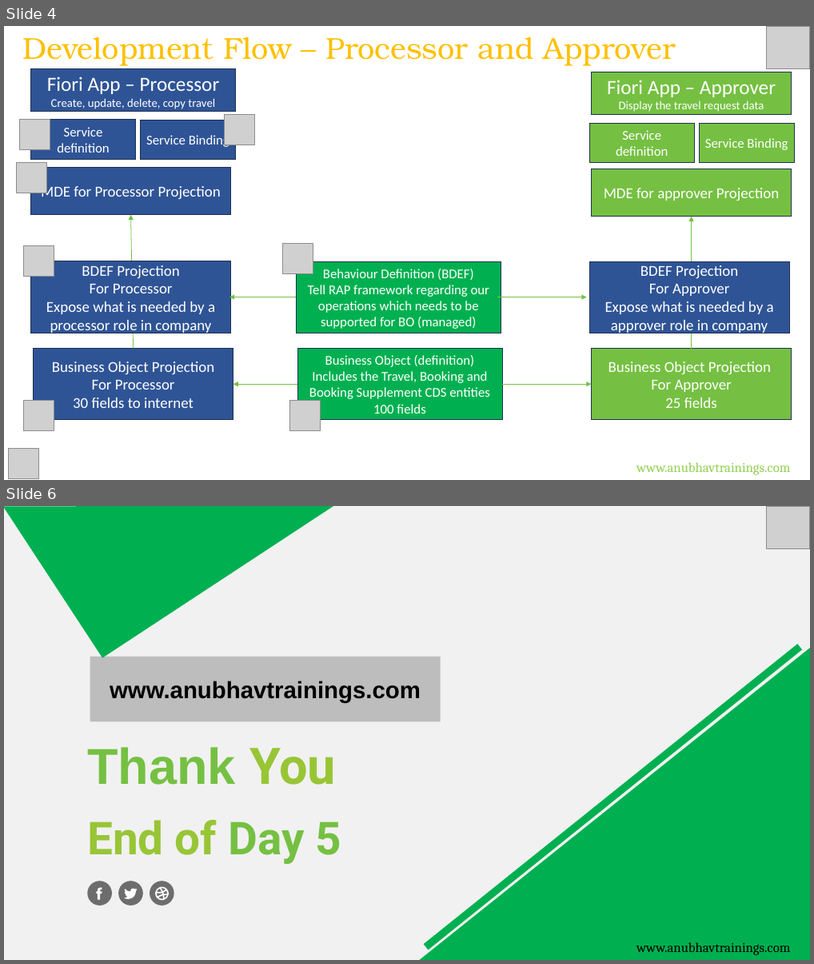
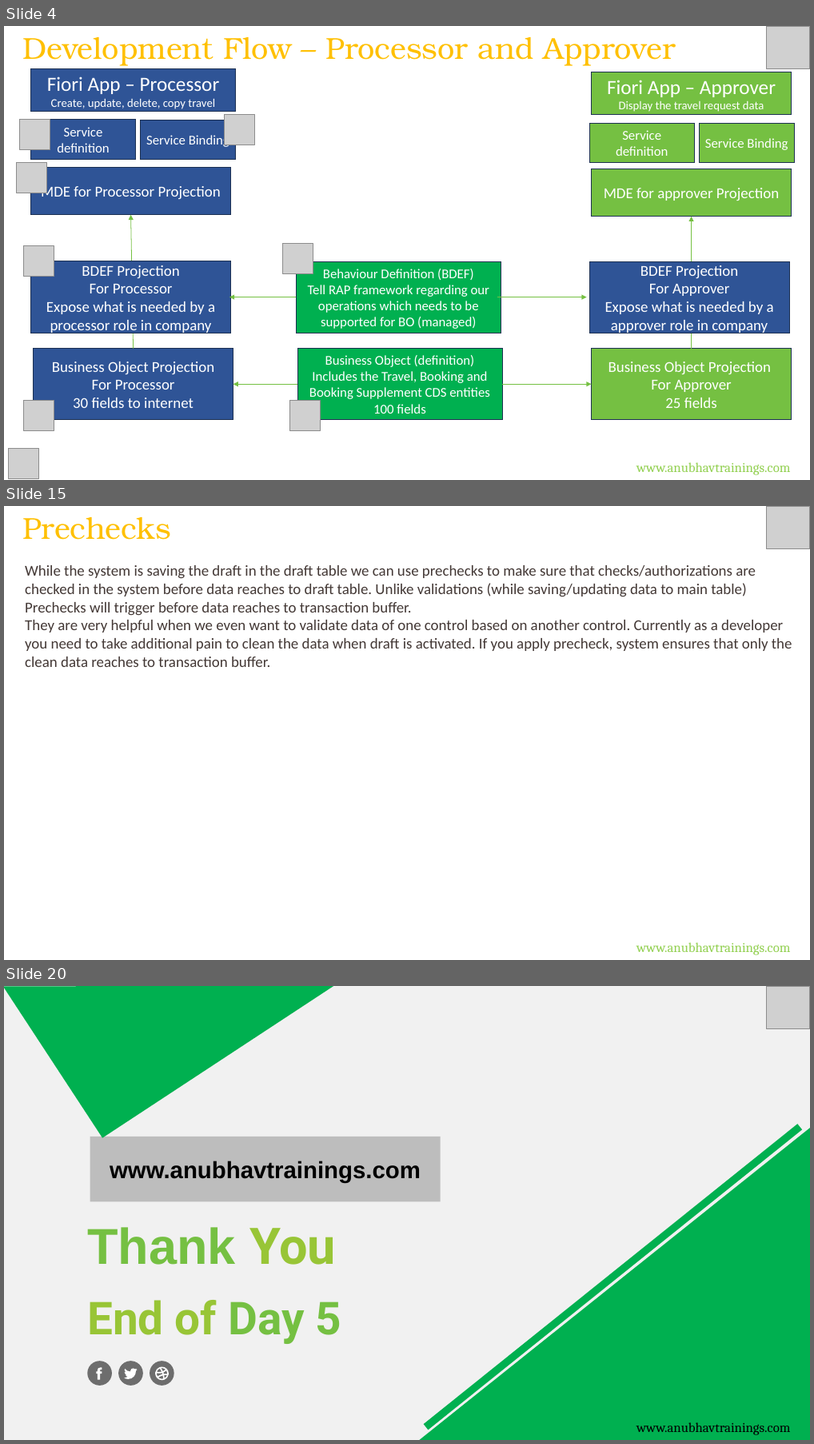
Before and after one commit to soyuztechnologies/AOC_Corporate_Training, a slide deck: Day 6/DAY-6.pptx. Shown one above the other, each under a label of ours: slides 4 and 6 before the commit, slides 4, 15 and 20 after it; the slides between them are not shown. The pictures are 814x964 and 814x1444 pixels, drawn with LibreOffice and Linux fonts; fonts in the diff are those of the drawing; grey boxes stand for pictures. Boxes give left, top, right and bottom in pixels: in the first picture for what was removed or moved away, otherwise in the second. Text is boxed around its words. In the diff, an @@ line names an element or a change of style, - is before the commit and + after.

```diff
--- a/Day 6/DAY-6.pptx
+++ b/Day 6/DAY-6.pptx
@@ slide 15 added at [4,506,810,960], background #FFFFFF @@
@@ text added at [22,517,171,540], 36 pt, text #FFC000 @@
+Prechecks
@@ picture added at [767,506,810,549] @@
@@ text added at [25,565,793,667], 18 pt, text #433835 @@
+While the system is saving the draft in the draft table we can use prechecks to make sure that checks/authorizations are checked in the system before data reaches to draft table. Unlike validations (while saving/updating data to main table) Prechecks will trigger before data reaches to transaction buffer.
+They are very helpful when we even want to validate data of one control based on another control. Currently as a developer you need to take additional pain to clean the data when draft is activated. If you apply precheck, system ensures that only the clean data reaches to transaction buffer.
@@ text added at [637,942,790,955], 16 pt, text #92D050 @@
+www.anubhavtrainings.com
@@ what was slide 6 is now slide 20 @@
```
Also in this commit, not shown: 1 slide changed, 13 other slides added, 4 other files.
